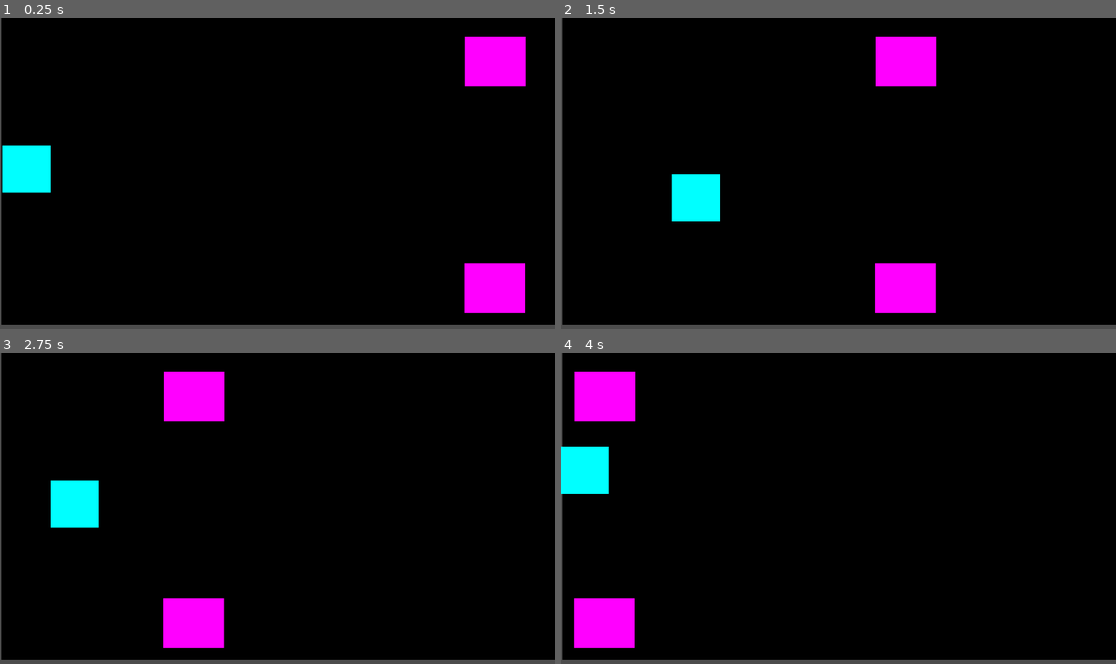
Above: before the commit, frames 1-4 (two rows, left to right).
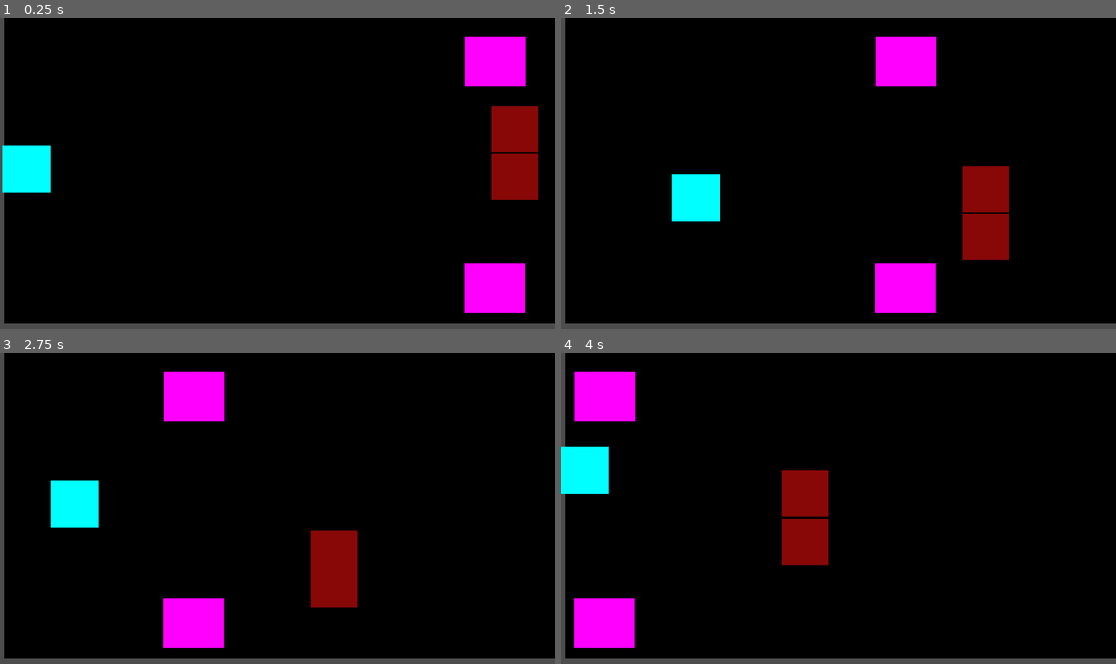
Above: after the commit, the same moments.

Repository: GitProjectAS/DOT-ESCAPE
Game: Godot game, scene res://Scenes/level.tscn
The game is run twice, just before and just after one commit, with the same random seed, the same clock (stepped at 60 frames per second) and the same inputs.
Inputs:
- Up to frame 1 (0.25 s): no input
- Up to frame 2 (1.5 s): hold Right (ui_right) 0.53-1.28 s; hold Down (ui_down) from 1.28 s (still down)
- Up to frame 3 (2.75 s): release Down (ui_down) at 2.03 s; hold Right (ui_right) from 2.03 s (still down)
- Up to frame 4 (4 s): release Right (ui_right) at 2.78 s; hold Up (ui_up) 2.78-3.53 s; hold Left (ui_left) from 3.53 s (still down)

The runs differ from the first frame. In frame 1, 3.4% of the frame differs, in the area x 0-100%, y 0-99%; in frame 2, 3.4%; in frame 3, 3.1%; in frame 4, 3.4%.

Commit message:
Vertical enemy movement

Diff:
--- a/dot-escape---godot-/Scenes/Vertical_enemy.tscn
+++ b/dot-escape---godot-/Scenes/Vertical_enemy.tscn
@@ -1,9 +1,12 @@
 [gd_scene format=3 uid="uid://dtpbrgoxdawcg"]
+
+[ext_resource type="Script" uid="uid://dvp1a0r4goew1" path="res://scripts/vertical_enemy.gd" id="1_lo7gl"]
 
 [sub_resource type="CircleShape2D" id="CircleShape2D_t6s0g"]
 radius = 48.09366
 
 [node name="Area2D" type="Area2D" unique_id=1047996794]
+script = ExtResource("1_lo7gl")
 
 [node name="ColorRect" type="ColorRect" parent="." unique_id=1717622535]
 offset_left = -49.0
@@ -14,3 +17,5 @@
 
 [node name="CollisionShape2D" type="CollisionShape2D" parent="." unique_id=1818580986]
 shape = SubResource("CircleShape2D_t6s0g")
+
+[connection signal="body_entered" from="." to="." method="_on_body_entered"]
--- a/dot-escape---godot-/Scenes/level.tscn
+++ b/dot-escape---godot-/Scenes/level.tscn
@@ -2,6 +2,7 @@
 
 [ext_resource type="PackedScene" uid="uid://coypbcqkgc6je" path="res://Scenes/Player.tscn" id="1_tumq0"]
 [ext_resource type="PackedScene" uid="uid://dr8xm58ngdrdp" path="res://Scenes/enemy horizontal.tscn" id="2_k5f4k"]
+[ext_resource type="PackedScene" uid="uid://dtpbrgoxdawcg" path="res://Scenes/Vertical_enemy.tscn" id="3_6phgx"]
 
 [sub_resource type="RectangleShape2D" id="RectangleShape2D_tumq0"]
 size = Vector2(0, 644.5)
@@ -19,9 +20,10 @@
 position = Vector2(3, -2)
 
 [node name="ColorRect" type="ColorRect" parent="." unique_id=1907976343]
-offset_top = -2.0
-offset_right = 1150.0
-offset_bottom = 640.0
+offset_left = 6.0
+offset_top = -5.0
+offset_right = 1156.0
+offset_bottom = 637.0
 color = Color(0, 0, 0, 1)
 
 [node name="CharacterBody2D" parent="." unique_id=1593322135 instance=ExtResource("1_tumq0")]
@@ -60,3 +62,9 @@
 
 [node name="Area2D2" parent="." unique_id=1383911601 instance=ExtResource("2_k5f4k")]
 position = Vector2(1088, 563)
+
+[node name="Area2D3" parent="." unique_id=1047996794 instance=ExtResource("3_6phgx")]
+position = Vector2(1104, 208)
+
+[node name="Area2D4" parent="." unique_id=201695813 instance=ExtResource("3_6phgx")]
+position = Vector2(1104, 307)
--- /dev/null
+++ b/dot-escape---godot-/scripts/vertical_enemy.gd
@@ -0,0 +1,28 @@
+extends Area2D
+
+@export var horizontal_speed = 150
+@export var vertical_speed = 100
+@export var top_limit = 100
+@export var bottom_limit = 500
+
+
+var direction = 1
+
+# Called when the node enters the scene tree for the first time.
+func _ready() -> void:
+	pass # Replace with function body.
+
+
+# Called every frame. 'delta' is the elapsed time since the previous frame.
+func _process(delta: float) -> void:
+	position.x -= horizontal_speed * delta
+	position.y += vertical_speed * direction * delta
+	if position.y <= top_limit:
+		direction = 1
+	if position.y >= bottom_limit:
+		direction = -1
+
+
+func _on_body_entered(body: Node2D) -> void:
+	if body.name == "CharacterBody2D":
+		body.position = body.spawn_position
Not shown, added: dot-escape---godot-/scripts/vertical_enemy.gd.uid
